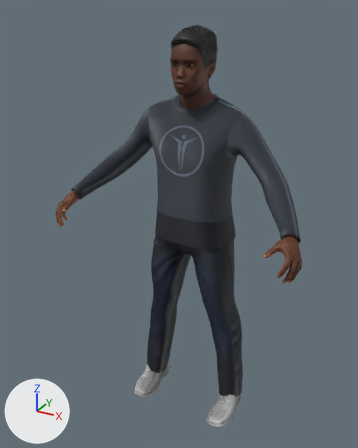
The glTF model modeles/sweat.glb as it was, and as the next commit left it.
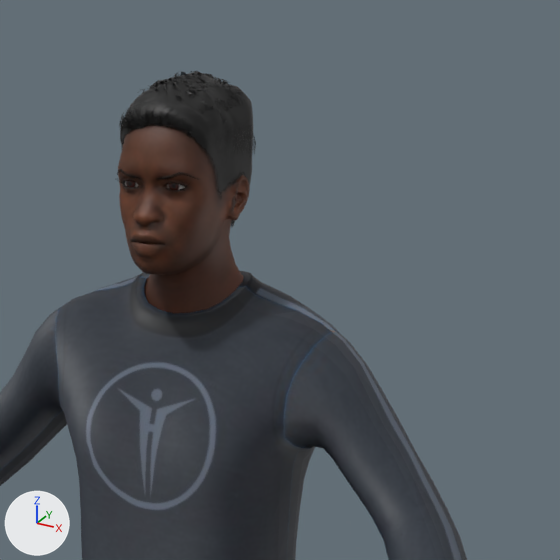
Each version is shown whole from a 50 mm camera at (0.885, -1.774, 1.761) aimed at (-0.036, -0.099, 0.923), then close up on the part from 36% to 90% of the width and 0% to 43% of the height. Arrows for +X, +Y and +Z are at lower left; the lights stay in place. The last two pictures show the newer version.

Script lines for the objects in view, before the commit:
```python
me_base_001 = bpy.data.meshes.new('base.001')
me_base_001.from_pydata(...)  # 7992 vertices, 15816 faces; spans x -0.53..0.53, y -0.34..0.05, z 0.16..1.68
me_base_001.materials.append(mat_sweat_peau)  # picture img_sweat_peau
me_male_casualsuit02_001 = bpy.data.meshes.new('male_casualsuit02.001')
me_male_casualsuit02_001.from_pydata(...)  # 2136 vertices, 4120 faces; spans x -0.505..0.505, y -0.247..0.116, z 0.064..1.449
# faces by material slot: [2232, 1888]
me_male_casualsuit02_001.materials.append(mat_sweat_male_casualsuit02haut)
me_male_casualsuit02_001.materials.append(mat_sweat_male_casualsuit02bas)
me_short01_001 = bpy.data.meshes.new('short01.001')
me_short01_001.from_pydata(...)  # 2984 vertices, 3678 faces; spans x -0.078..0.077, y -0.145..0.055, z 1.491..1.699
me_short01_001.materials.append(mat_sweat_cheveux)  # picture img_sweat_cheveux
ob_sweat_cheveux = bpy.data.objects.new('sweat_cheveux', me_short01_001)
ob_sweat_cheveux.location = (0.0, 0.0, 0.0)
ob_sweat_corps = bpy.data.objects.new('sweat_corps', me_base_001)
ob_sweat_corps.location = (0.0, 0.0, 0.0)
ob_sweat_male_casualsuit02 = bpy.data.objects.new('sweat_male_casualsuit02', me_male_casualsuit02_001)
ob_sweat_male_casualsuit02.location = (0.0, 0.0, 0.0)
```
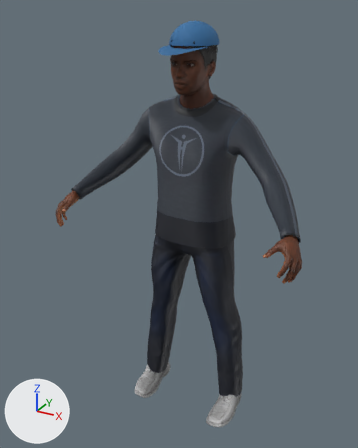
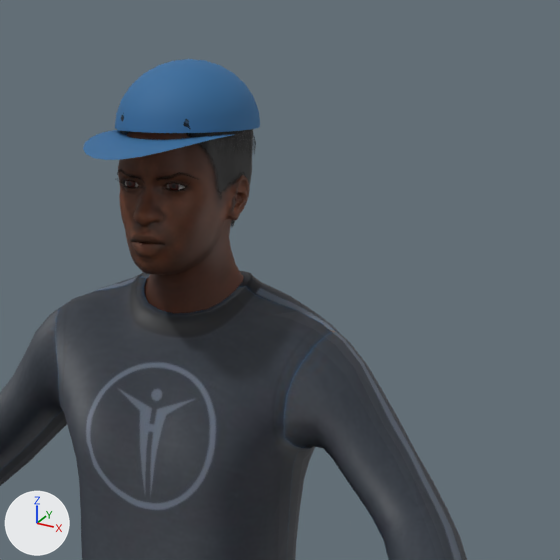
Pixel boxes [x1, y1, x2, y2] of what changed, in the close-ups (560 x 560 px):
```json
{"object": "casquette", "change": "added", "after": [83, 59, 260, 160], "on screen": "blue"}
{"object": "sweat_cheveux", "change": "unchanged, covered by the edit", "before": [119, 71, 256, 227], "after": [120, 115, 256, 227]}
```

Scene script edits in JSON lines:
```json
{"op": "add", "block": "mat_casquette", "code": ["mat_casquette = principled_material('casquette')", "mat_casquette.base_color = (0.0284, 0.144, 0.332)  # blue #2f6a9c", "mat_casquette.roughness = 0.75"]}
{"op": "add", "block": "me_casquette", "code": ["me_casquette = bpy.data.meshes.new('casquette')", "me_casquette.from_pydata(...)  # 212 vertices, 377 faces; spans x -0.088..0.087, y -0.254..0.065, z 1.609..1.713", "me_casquette.materials.append(mat_casquette)  # blue #2f6a9c"]}
{"op": "add", "block": "ob_casquette", "code": ["ob_casquette = bpy.data.objects.new('casquette', me_casquette)", "ob_casquette.location = (0.0, 0.0, 0.0)"]}
```
